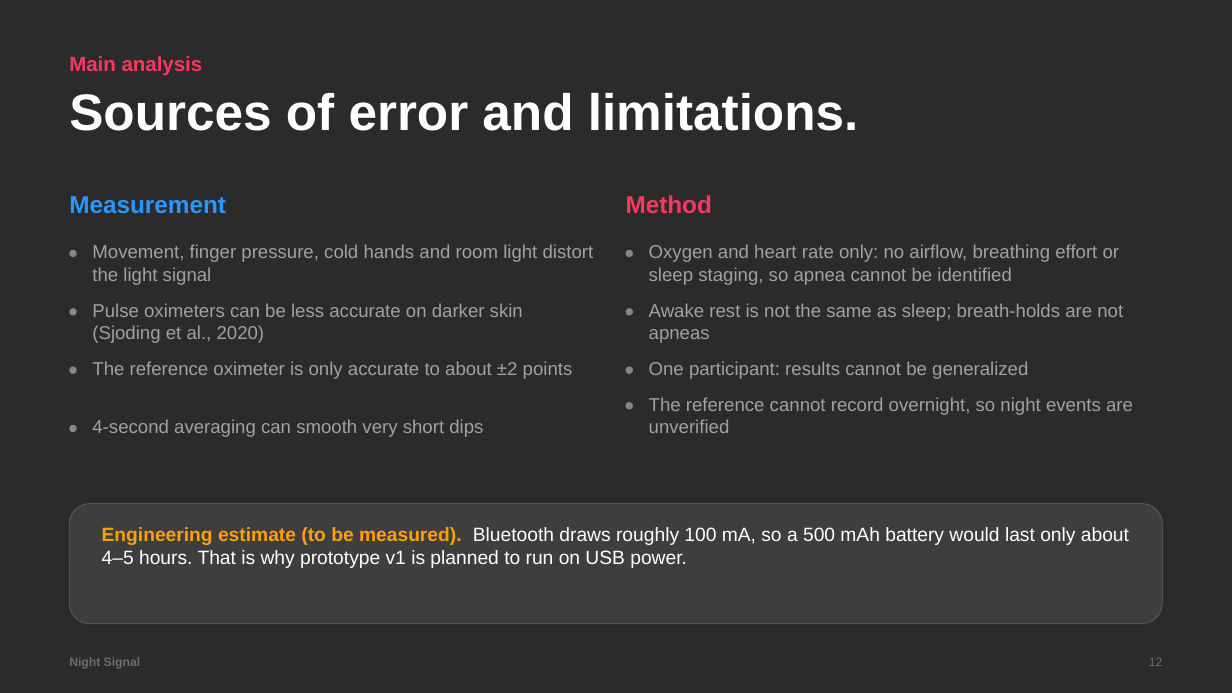
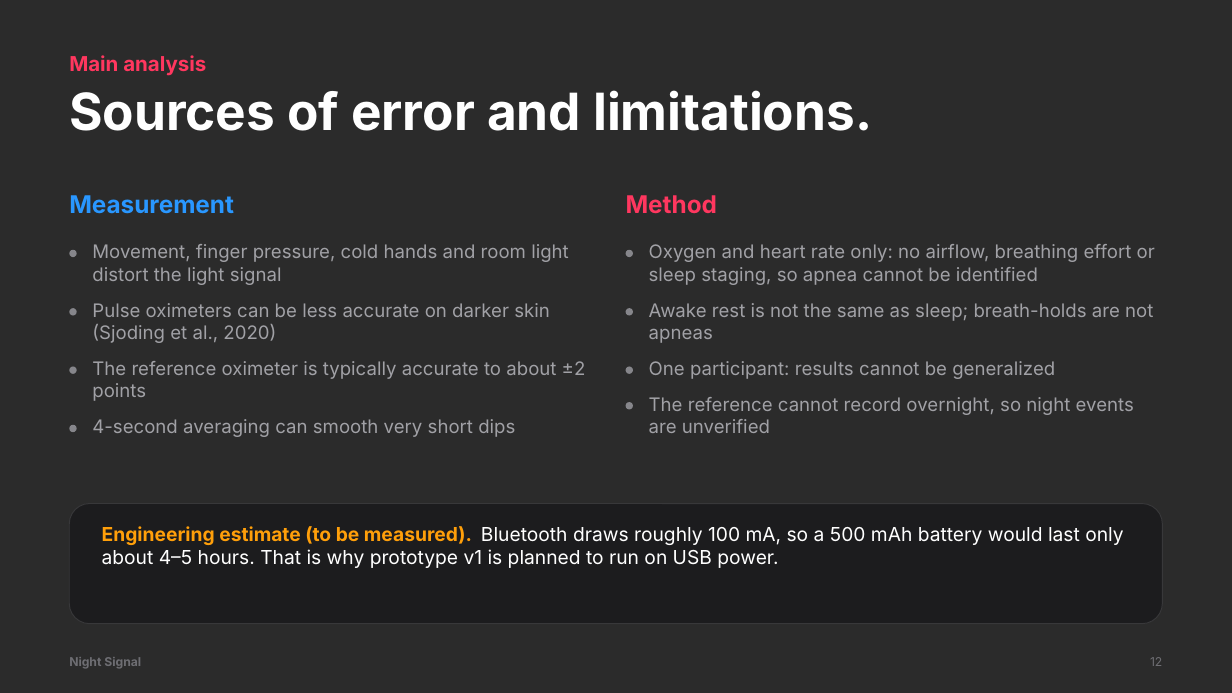
Before and after one commit to gabrielamamanestudent-wq/teetomivV2, a slide deck: slide 12 of science-fair/night-signal/Night_Signal_Presentation.pptx. Drawn at 1232x693 pixels with LibreOffice and Linux fonts; fonts in the diff are those of the drawing; background and template pictures are left out; a plain dark background stands for a picture behind light text. Boxes give left, top, right and bottom in pixels: in the first picture for what was removed or moved away, otherwise in the second. Text is boxed around its words. In the diff, an @@ line names an element or a change of style, - is before the commit and + after.

```diff
--- a/science-fair/night-signal/Night_Signal_Presentation.pptx
+++ b/science-fair/night-signal/Night_Signal_Presentation.pptx
@@ text at [92,361,586,401]: text changed; font Arial to Inter @@
-The reference oximeter is only accurate to about ±2 points
+The reference oximeter is typically accurate to about ±2 points
@@ rounded rectangle at [69,504,1163,624]: fill #FFFFFF at 9% opacity to #1C1C1E; outline #FFFFFF 0.75 pt to #38383A 0.75 pt @@
@@ font Arial to Inter in 12 elements at [69,55,206,76], [69,90,872,131], [69,195,234,214], [92,244,569,285], [92,303,550,343], [92,419,515,437], [626,195,717,214], [649,244,1155,285], [649,303,1153,343], [649,361,1055,379], [649,397,1134,433], [102,526,1123,568] @@
```
Also in this commit, not shown: 18 other slides changed, 15 other files.
